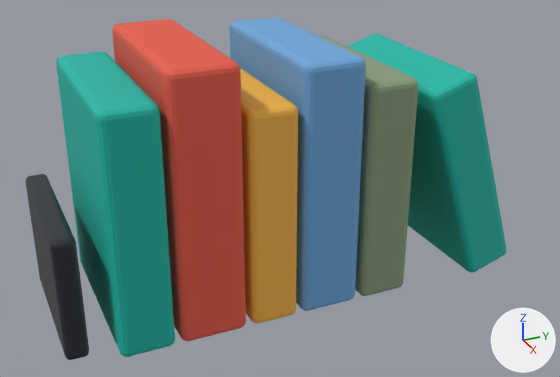
The glTF model public/3d/models/obj_skills.glb: old version first, new version second.
Rendered twice from a camera (50 mm lens) standing at (-1.004, -1.192, 1.461) and looking at (-1.771, -0.847, 1.078). Every picture has the same lights, and +X, +Y and +Z are marked at lower right. The picture after the commit comes second.

Before the edit, the objects in view are built like this:
```python
me_cube_043 = bpy.data.meshes.new('Cube.043')
me_cube_043.from_pydata(...)  # 96 vertices, 188 faces; spans x -0.11..0.11, y -0.037..0.037, z -0.15..0.15
me_cube_043.materials.append(mat_m_book1)  # red #e85d4a
me_cube_047 = bpy.data.meshes.new('Cube.047')
me_cube_047.from_pydata(...)  # 96 vertices, 188 faces; spans x -0.11..0.11, y -0.066..0.066, z -0.131..0.131
me_cube_047.materials.append(mat_m_book0)  # cyan #14b8a6
me_cube_048 = bpy.data.meshes.new('Cube.048')
me_cube_048.from_pydata(...)  # 96 vertices, 188 faces; spans x -0.09..0.09, y -0.012..0.012, z -0.07..0.07
me_cube_048.materials.append(mat_m_metal)  # dark grey #2a2d33
ob_book_agile_ledger_pro = bpy.data.objects.new('book_agile_ledger_pro', me_cube_043)
ob_book_agile_ledger_pro.location = (-1.78, -0.9685, 1.1157)
ob_book_leaning = bpy.data.objects.new('book_leaning', me_cube_047)
ob_book_leaning.location = (-1.78, -0.642, 1.0906)
ob_bookend = bpy.data.objects.new('bookend', me_cube_048)
ob_bookend.location = (-1.78, -1.112, 1.0356)
# also in view: 'book_agile_ledger' at (-1.78, -1.042, 1.101); 'book_idea_ledger' at (-1.78, -0.897, 1.091); 'book_cartographer' at (-1.78, -0.829, 1.111); 'book_protect_product' at (-1.78, -0.758, 1.096)
```
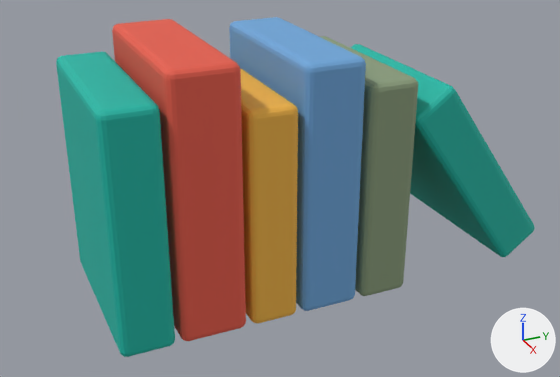
The newer file is also turned or shifted as a whole; pictures and numbers use the older file's frame.

What differs and where, as boxes [x1, y1, x2, y2] in the pictures (560 x 377 px):
```json
{"object": "book_leaning", "change": "moved, turned", "before": [347, 34, 506, 273], "after": [351, 44, 535, 257]}
{"object": "bookend", "change": "deleted", "before": [25, 174, 89, 360]}
```

Edits to the scene script, one JSON object a line:
```json
{"op": "set", "path": "ob_book_leaning.location", "old": "(-1.78, -0.642, 1.0906)", "new": "(-1.78, -0.632, 1.0907)"}
{"op": "set", "path": "ob_book_leaning.rotation_euler", "old": "(0.0, 0.0, 0.0)", "new": "(0.314, 0.0, 0.0)", "note": "degrees (0, 0, 0) -> degrees (18, 0, 0)"}
{"op": "remove", "block": "ob_bookend", "code": ["ob_bookend = bpy.data.objects.new('bookend', me_cube_048)", "ob_bookend.location = (-1.78, -1.112, 1.0356)"]}
```
